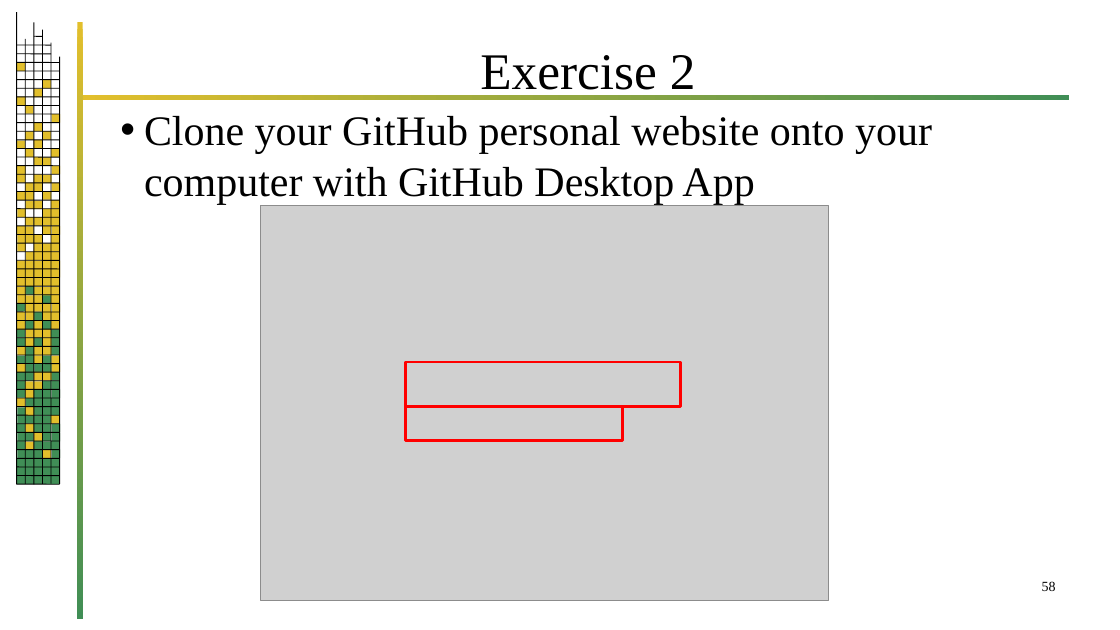
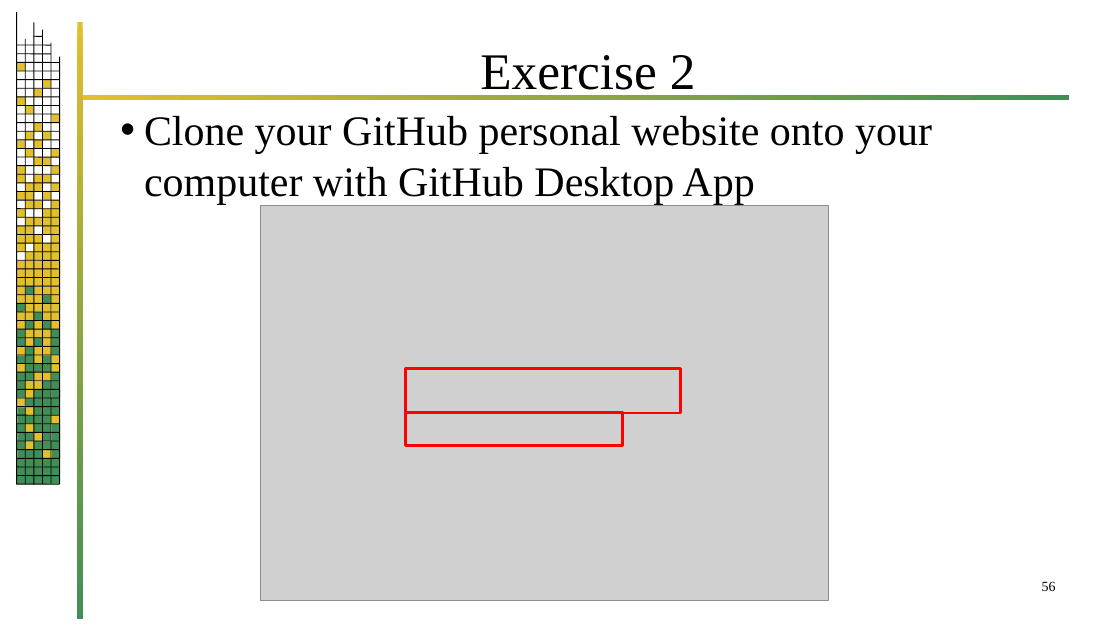
Before and after one commit to jrb28/git, a slide deck: slide 56 of 26bGit.pptx (slide 58 before the commit). Drawn at 1120x630 pixels with LibreOffice and Linux fonts; fonts in the diff are those of the drawing; grey boxes stand for pictures; background and template pictures are left out. Boxes give left, top, right and bottom in pixels: in the first picture for what was removed or moved away, otherwise in the second. Text is boxed around its words. In the diff, an @@ line names an element or a change of style, - is before the commit and + after.

```diff
--- a/26bGit.pptx
+++ b/26bGit.pptx
@@ rectangle: place and size @@
-rectangle at [406,362,681,407]
+rectangle at [406,369,681,413]
@@ rectangle: place and size @@
-rectangle at [406,407,623,440]
+rectangle at [406,413,623,446]
@@ page number at [1042,581,1056,591]: text changed @@
-58
+56
```
Also in this commit, not shown: 2 slides removed.
